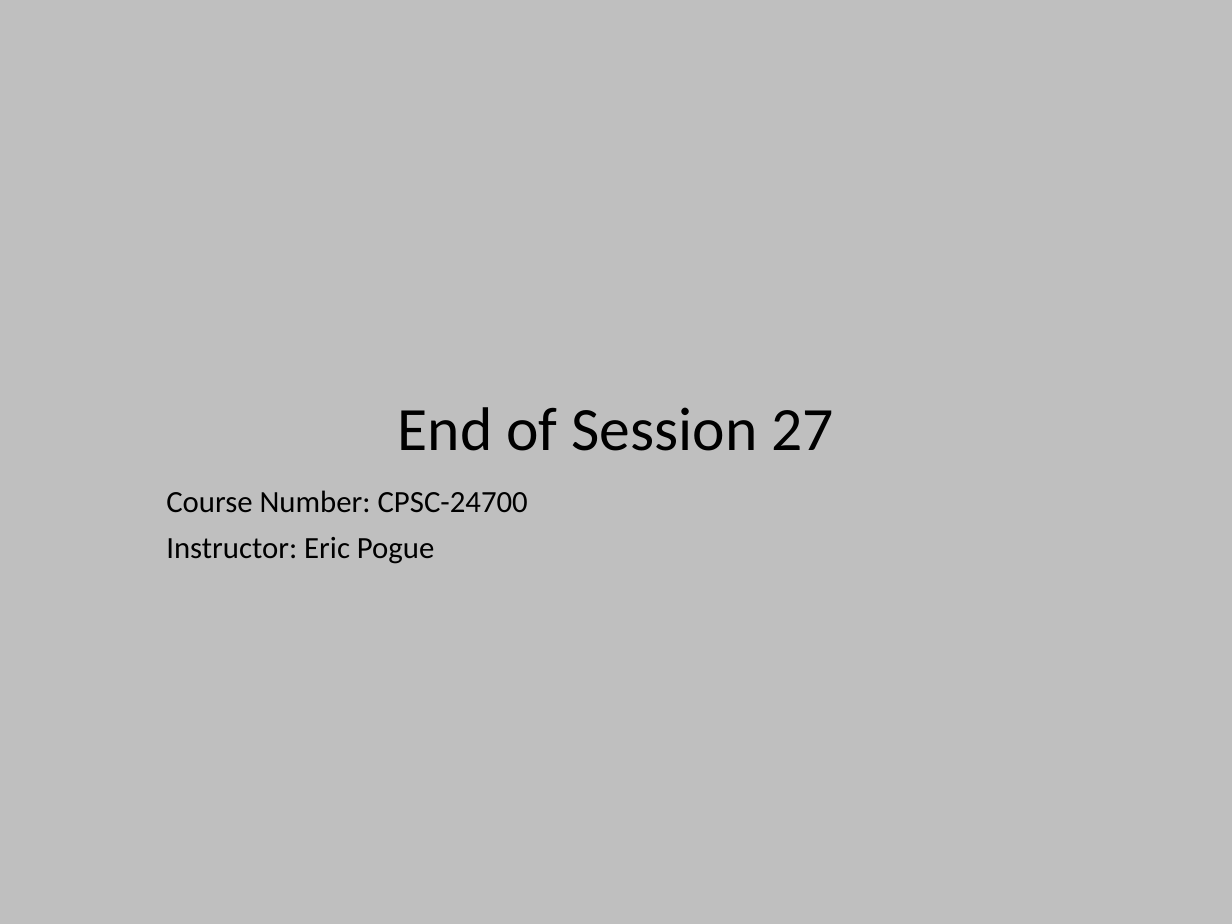
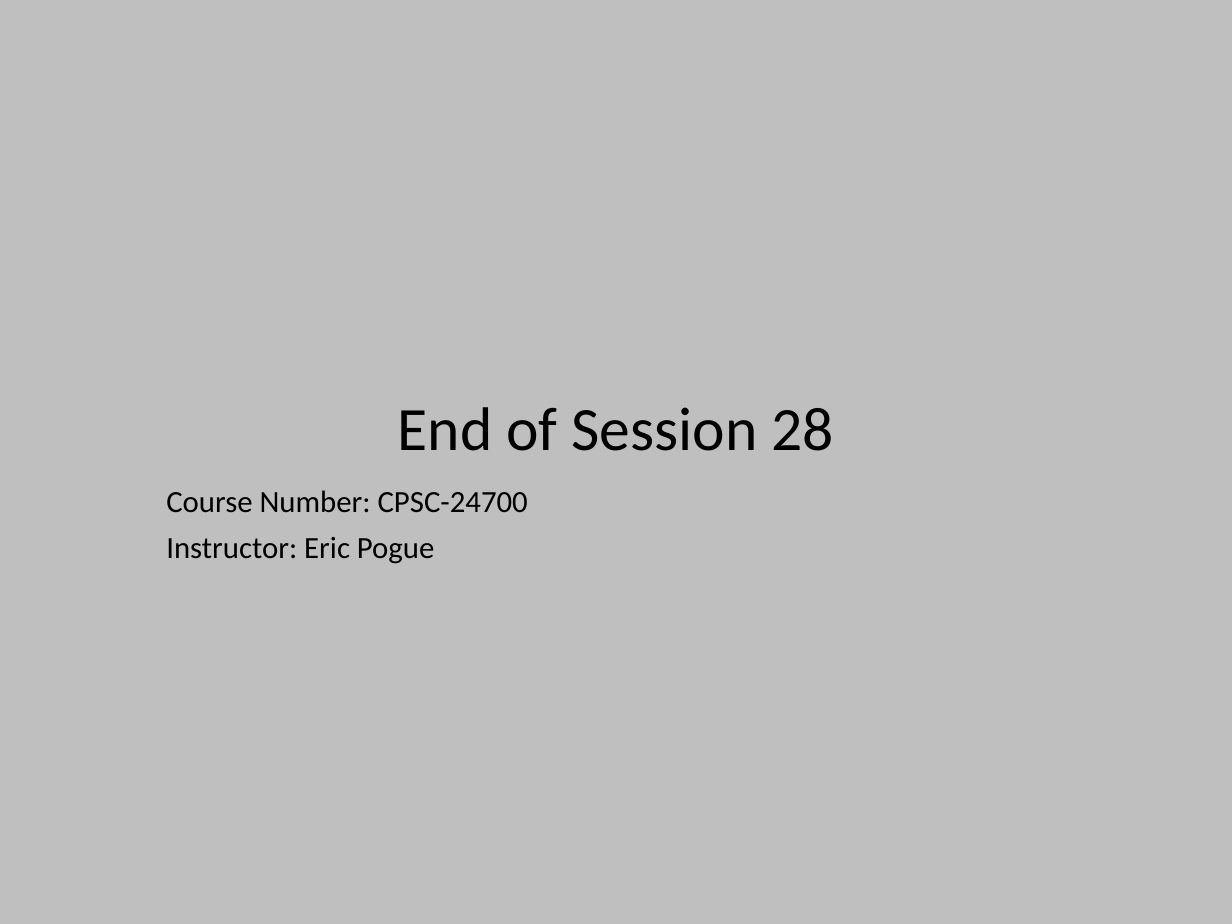
Before and after one commit to EricJPogue/www-epogue-info, a slide deck: slide 41 of CPSC-24700/Presentations/ajax.pptx (slide 36 before the commit). Drawn at 1232x924 pixels with LibreOffice and Linux fonts; fonts in the diff are those of the drawing. Boxes give left, top, right and bottom in pixels: in the first picture for what was removed or moved away, otherwise in the second. Text is boxed around its words. In the diff, an @@ line names an element or a change of style, - is before the commit and + after.

Commit message:
Update session 28 documents.

```diff
--- a/CPSC-24700/Presentations/ajax.pptx
+++ b/CPSC-24700/Presentations/ajax.pptx
@@ title at bbox=[398, 407, 834, 451]: text changed @@
-End of Session 27
+End of Session 28
```
Also in this commit, not shown: 1 other slide changed, 3 other files.
